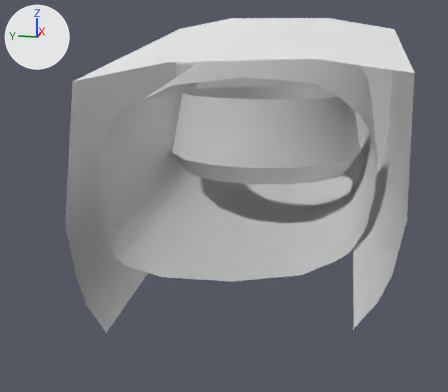
A saved change to the Blender file dev/blender/instruments/mag-compass.blend.
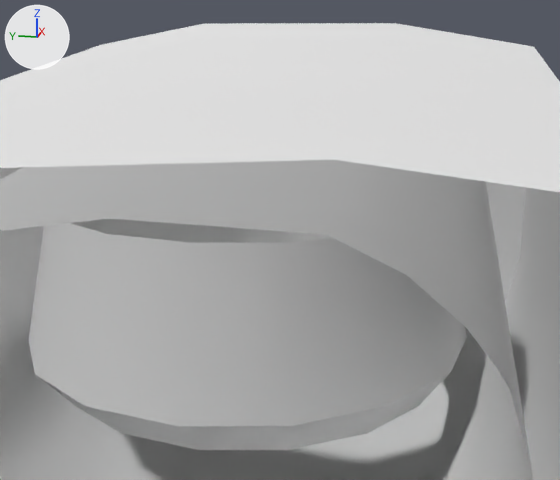
Each version is shown whole from a 50 mm camera at (-0.4983, -0.0169, 0.2565) aimed at (-0.3846, 0.0058, 0.2281), then close up from a 50 mm camera at (-0.4357, -0.0161, 0.2596) aimed at (-0.3657, -0.0021, 0.2421). Every picture has the same lights, and +X, +Y and +Z are marked at upper left. Everything nearer to the camera than a plane just in front of the edit is cut away.

Names of what the first close-up shows: 'Casing', 'Interior', 'Ring'.
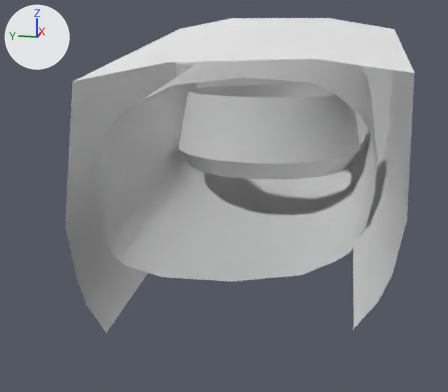
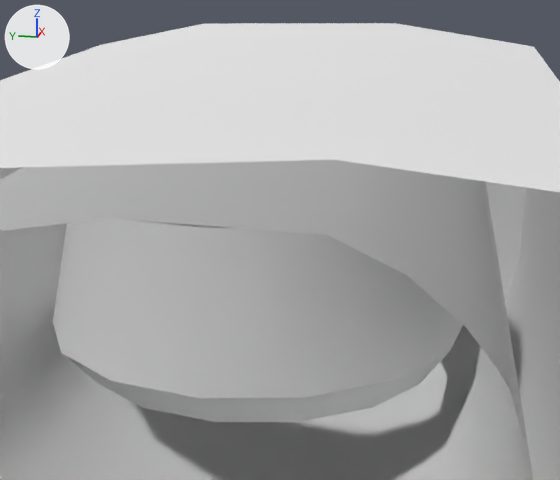
Commit message: Re-map mag-compass, move compass ring closer to case window

What differs and where, as boxes (x1, y1, x2, y2) in the close-ups (560 x 480 px):
'Ring', moved: before (29, 219, 467, 450); after (53, 219, 463, 422)

What changed in the scene script:
```text
Change ob_ring:
    ob_ring.location: (-0.01915, 0.0, 0.04717) -> (-0.01466, 0.0, 0.04717)
```
